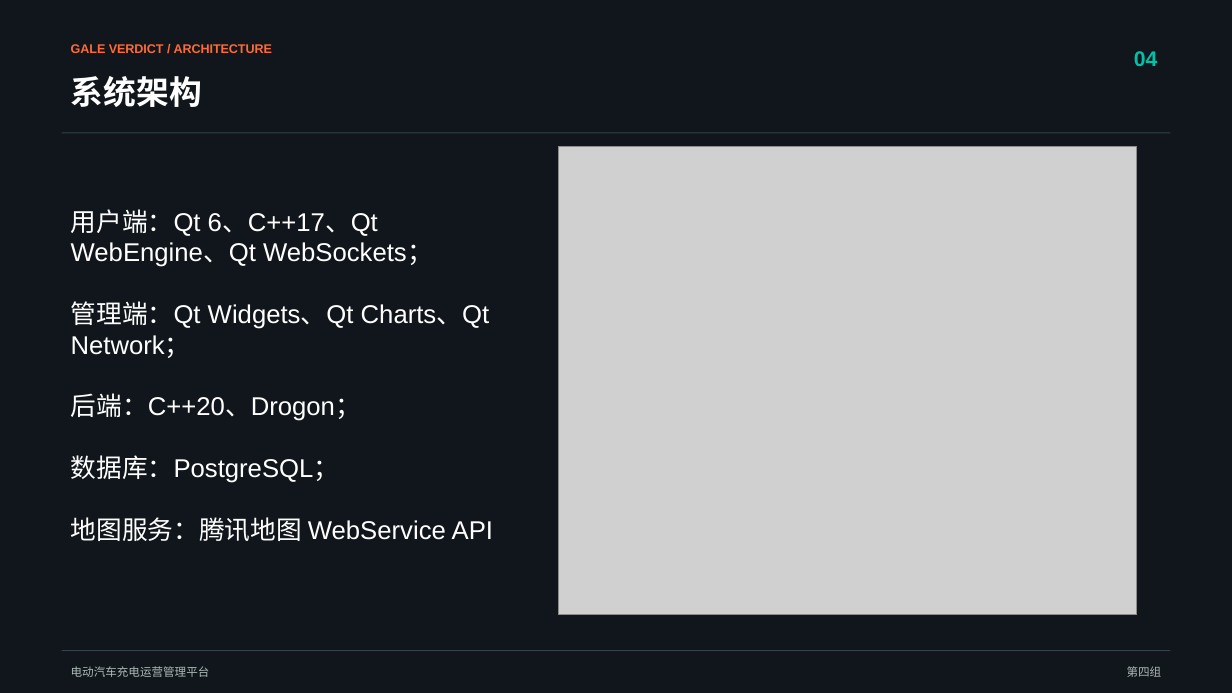
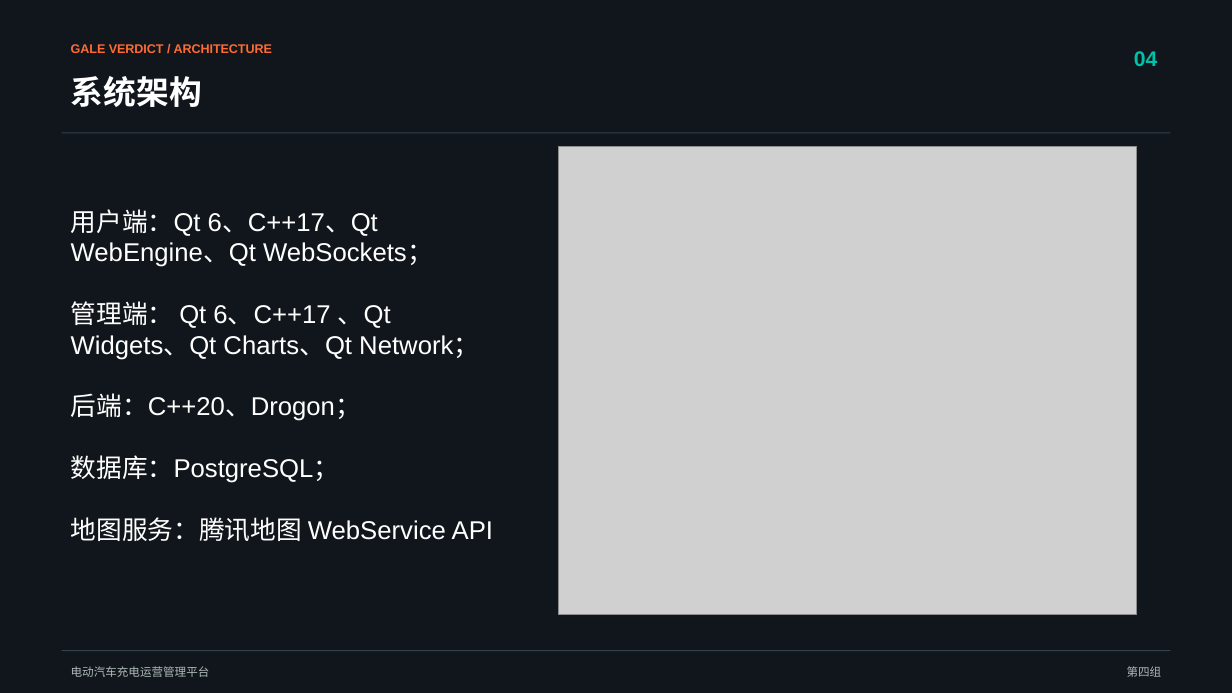
Before and after one commit to Gale-Verdict/Gale-Verdict-software-developing, a slide deck: slide 3 of 项目路演ppt-第四组2.0.pptx. Drawn at 1232x693 pixels with LibreOffice and Linux fonts; fonts in the diff are those of the drawing; grey boxes stand for pictures. Boxes give left, top, right and bottom in pixels: in the first picture for what was removed or moved away, otherwise in the second. Text is boxed around its words. In the diff, an @@ line names an element or a change of style, - is before the commit and + after.

Commit message:
细节修改，管理端也用qt/C++

```diff
--- a/项目路演ppt-第四组2.0.pptx
+++ b/项目路演ppt-第四组2.0.pptx
@@ text at [71, 301, 479, 360]: text changed @@
-管理端：Qt Widgets、Qt Charts、Qt Network；
+管理端： Qt 6、C++17 、Qt Widgets、Qt Charts、Qt Network；
```
